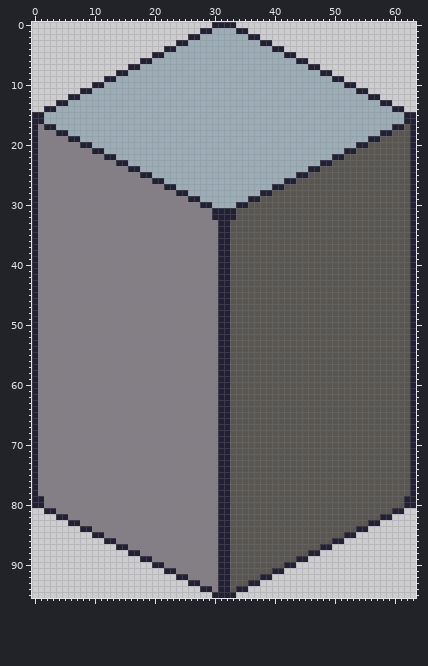
Sprite sheet: assets/temp_tiles/Sewers_wall96.png. Above: the version before the commit.
The file is 64x96 pixels.
Once edited:
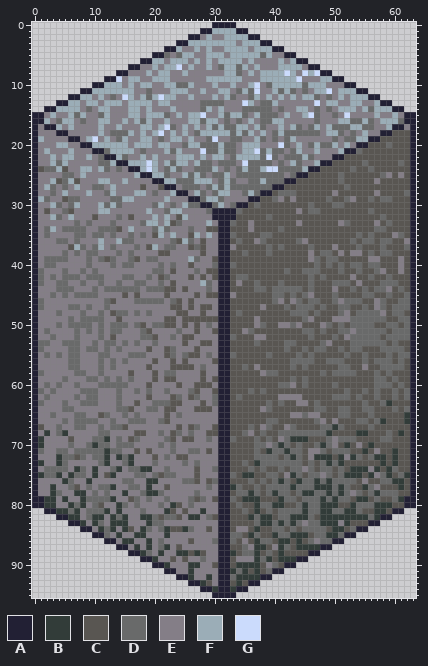
Palette (. is transparent): A #222034  B #323c39  C #595652  D #696a6a  E #847e87  F #9badb7  G #cbdbfc
Change:
Changed rows in their new state; - is an unchanged pixel.
first column x 1:
 2 ---------------------------E-EE-------------------------------
 3 ---------------------------------E----------------------------
 4 ------------------------EE-E-EE----E--------------------------
 5 ---------------------DED--EE---E-----D-EE---------------------
 6 ---------------------E---E-E-E----E-EEEE-E--------------------
 7 -----------------EE-E--GE-EE-ED--D-E-EEE----E-----------------
 8 ---------------EEE-E--EE-EEEEEE--DE-E----G-EG-G---------------
 9 -------------GE--EE---EEEEEE------EEE------GEEE---------------
10 --------------E-E--EE--DD-EEE-EE-EE-GED-----D---EEE-----------
11 ----------------EEDEEE---EE-EE--ED-DGEE-D-DEDE--GE------------
12 ---------E-EDEG-E-D-G--EE-EEE-E-DEED-E-E-E-E--DEDE-E----------
13 -------E--E---E----E--EEEEEDDDDEEEG-EDD-EEEEEEGE--EE--EE------
14 -------EDE--EEE--E-EEE-EEEED-E-EEEDDDDDEDEE--EDEDE---E-D------
15 -E-EE-D-EED-EEE--E---DE-E--GEE-D--DE-DDDE-EE-GDEEDEGEEEE-EE-E-
16 --ED--EDEE--EE-E-D-EE-EEE--D--EDEDE-EDD--EEEEEDEEE--DD-DE---D-
17 ----E-EEEE-EE-EEE--E-GDE-E-E-D-DD--E-DEE-E-DED-E-DDD--DDEE---E
18 -----EEEEE-EDDD-E-E-GE-E-ED-----D-D-E-ED-DDDDDDE--DEDE-EE-----
19 F------E-GE-ED-EE--EDE--E-EEDGEEDDEE-DEDED-EEEEEEDEDD---------
20 ---FF----------E---E--EED--DDD-DDE---EEEGDE-ED-DD-E-E-----D---
21 -F---F-----D----EDEEE-D-EEEGDD-DDE--GD-DDED-EE-EEE---D--------
22 --F-FF--F-D---DEE-E-EEE---E-E--ED----DGDEDDD-DEEE-------------
23 --FDF-----DDF-----G-E-D--E-DDEDDDEGDDDDEDE-DEE--------D-----D-
24 CDDFC--FF-FD-D----G-ED-DEEDDD-EDED-DD-GGDDDD--------D--D------
25 ----DD-F--------F----DEE-D-DEDD-EDDDDDDDDED-------D------DE-E-
26 --FCDFC---FF--F--------DDD---ED-DEEDD-DDD---------D-----E-----
27 -FD-D-F--DD-F----C--C--EDDDED-D-DDDDDDD------------D----------
28 --D-F---F--DF---FF-D--F--E-DED--EED-D---DDD------E------E----D
29 FD--CDD-----DDFF-----F-----D--DEEEE----DE-E-----D--DE--D-DD---
30 --FD-DF---FDFD-----DF-D-FDD--D-ED---D--------D---DD-----------
31 -C--DC----FF------F--DFF----D----D---------E-DD--------D------
32 --FD-F---C---D-C---F-F-CF-------------D------------------D----
33 ------D-D---D----DFF-FCD----F---D--E-------E------ED----E-D---
34 -DF-DDDD--DDDC-F---DFD---D--CC-----E----D---------------DD----
35 -D----DD-DD-D--D-D-CF-F--CF-F---D----DD--------------D-D---ED-
36 ---DD-D---F--FDD------DCFD-C-----D--ED-----DE-------D-DD-DD--E
37 -----CFD-DF-D---D-CF-DD--CDC----E-----D-D----D---E---D---D---D
38 ----D-D-DD---D-D----CC-----C------D---D------E-DD-E-EE-D-DD---
39 -DDDD---D-DCD--DC-DD-----FD--C---------------ED-DD-----EE---E-
40 -DD-----D---D-DD----D-D--C---D--D-------------D-D-D-DD-DD---E-
41 D---D--D-D---------DD-C---D-CC-----------D--DDD---D--D--DE--E-
42 D-D-DDD-DDD---DD--D-CD---C-C-C---DD----------D-D----E--D--D---
43 D--DD--D--D--D--DD--D-C----FD----E--D---D----D---DDD-E---DDD--
44 ---DDD---D-DDDDDD-DDDCC-C---D-------DD-DDDDD-D---E--D-D-DDE-D-
45 --D-D-DDDD----C-C----C----C-CC--E------DD-D-DE---D----DD--D--D
46 D----------DC---DDDDD-DC-C-------------DE-ED-DD--DEDDD--ED--DD
47 D----DD-D--D----------CC-C-CC--------E---D-DDD-D--DD--D-ED-DDD
48 ---D---D--D-CDD-D-D----CC--C-----D--------DDD-D---DE-DDDDE-DD-
49 -----D-DDDD--C-------CC-CCCCCC------E-------DE---EEEDDDDDD--DD
50 ---D-DDDD-D-DDD-DC-DDCC-C-C-D-------ED--EEDE---ED-D-DDDD--DD-D
51 -D----D-D-D-DD---DC----D--C--C----ED--------DD-D--DDEDDDDD-DDD
52 --D---D---D-C----DDC--D-CC------D---EE-------D---D-EDDDDD-DDDD
53 DD--DDD--D-DD-D-D--D----C--CC-------D----DD----DE---DDDDDD-D--
54 D----DD-DD-D-D----C--CD---C--------------D--D-DD--D-DD---DDDD-
55 -D-D-DD---DD---DDD---CD-DCC-D---D-----D----D-D-----D--D---D-DD
56 -----DD---D-D-D----C--C-C----C------------DDDD--DDD---D-DDD-D-
57 -----DD---D-D-----C---CCCC-D------D-E-----D-D-----DD--E--DDDD-
58 D-----DD--D----C---C-DD----C---------EDD-------D-DDDD---D-D---
59 ----D---DD-D-D-D---C-CC----C-C------------D-D-----------DD-D--
60 -D-D--D---DDDDD---C----C--CCC-----------DDE-D----D------DDD-D-
61 D-D----DDD---D--D-D--D---DC--C-----D-D-------------D--D-D--D-D
62 -D----D-DD---D----C---CD-CD--D---D------EEEE-----DDD-D--D--D-D
63 D---D--DDD---D--C--DDDCC---C-D--------D-D--EE-D-------D--DB---
64 ----DD-------DDC--DD-CC---CCC--------ED-------DD--DD--DD---D-D
65 --D---DD--CD--D-D----C-D------------------EEDEE---DD---D-----B
66 ----D-DDDD--D--DDD--DC----------------DD------DE-E---DD-DB---B
67 C--D--DD--D-DDC--------C-CD--C-----D-ED--ED----DDBD----D------
68 -B-DB-----DD----CC--D-CD-D--CC----DE-D--DDDDDDDDB----BB---D-B-
69 B----C---DDB-D-CD----DC-CC--D---D---D-D-EDBBB---DEDDD----DD---
70 B----D--DBDD-DDD----D-D-------------DDEDBD-D--DBDE-B-E-B------
71 D--DD-DDDDDBDD--C-C---D--DD-C-------D-BDDBDD-EED-DDD--B-E--B--
72 ---BDDCD-DDB-BDB---C-D-CC-----------DDDD-DBD-EBBB-BEBD-DBB-B--
73 B--BD-----DB--DB---D----D-D-------D-BDDDDDDD-D-DBDB------B-B--
74 -DDDD-BD-B--DB-DDBB--D----C--D-----D-D--D-DDED-DD-D-BBBEB-BD--
75 BDDB-BDD-B-CB---DD-DCDD---C-----D-BB--DD-EBD-DDED-DBBB-BEDB-DB
76 ----BD--B-----DD--BB----DDC-CD-----D-D-DBD-BDDBDBDDDD-E--DDBB-
77 --B--DC-D-DDB--DD-B--C------D---BD--D-DDDDBDDDBBBDBD--BDE---B-
78 --BD--BB-D-D--B--DBBD-----D------DDBD-DBDD-DBBDDBDBDED-DBDDD--
79 -BB-B--BDDDDB--CD-D--D---DCD-C--D-BBB---BDD-DDDBDBDD-BB-D--DB-
80 -BB--BDB-DC--BD-D---D-BC-D-------D--BDDBB--DBDDBBB--BDDDBBB---
81 ---BBDB-DDDB-B---D---BC-C--B------D-B-D-DDDDBDDBBDDBBD--BB----
82 -----BB-DBB-BDB--BBDCDDC-BB-DC-----BDBB-DDBBBD-BBBBBBBBDB-----
83 -------B-BD-BBB---BDD---------------DBBDBDBDEDDBBBEB----------
84 ----------BDB-BC-BD-DBCCBD--C----EE-B--DD-D-DDDD-BB-D---------
85 -----------D-B--BB---B----------DD-BD--BDDBBB-DDBBD-----------
86 --------------BB--B-D----C---D--D-E-BDD-BB-B-DEDD-------------
87 ----------------B-B-DB-C----------DEBB-EBD-BBBB---------------
88 -----------------BD-B--BBCBC----B-DDB-D-B---------------------
89 -------------------B--C-C--D-----EEEBDB-BBB-------------------
90 ---------------------B---BB--C---BBBB-ED----------------------
91 -------------------------B------BDB-B-D-----------------------
92 -------------------------B--B---DBBBB-------------------------
93 ---------------------------BC----B----------------------------
94 -----------------------------B--B-----------------------------
Boxes around the changes in both pictures, in picture pixels (x1, y1, x2, y2):
changed: (38, 34, 410, 592)
